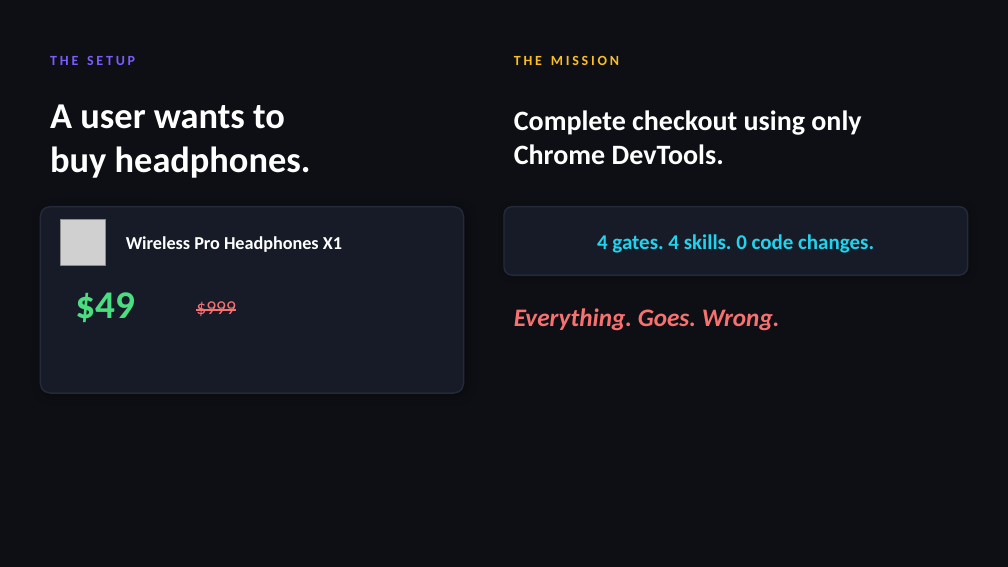
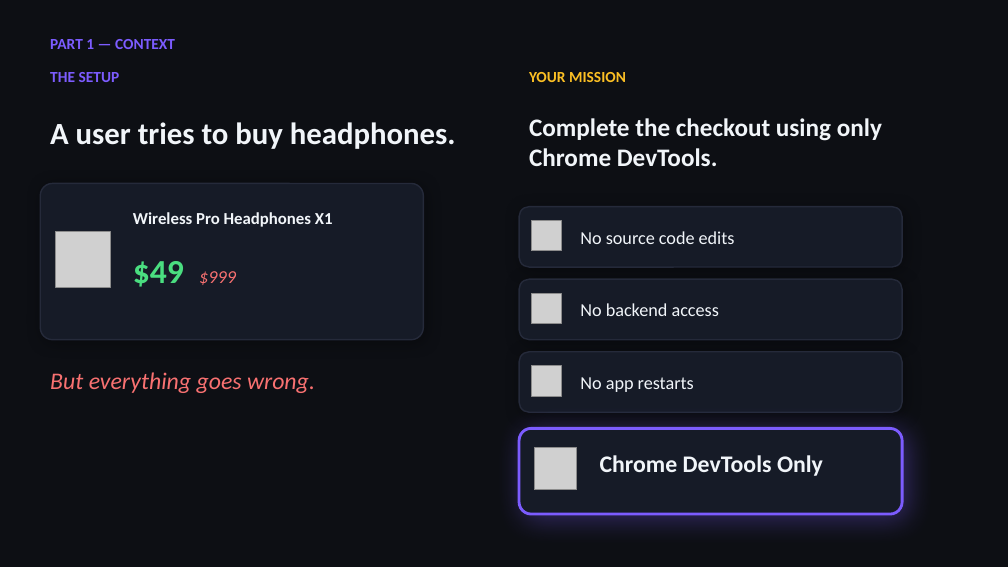
Before and after one commit to MuliTu/Chrome-DevTools-Usage-Part-1-, a slide deck: slide 3 of DevTools_Playground.pptx (slide 4 before the commit). Drawn at 1008x567 pixels with LibreOffice and Linux fonts; fonts in the diff are those of the drawing; grey boxes stand for pictures. Boxes give left, top, right and bottom in pixels: in the first picture for what was removed or moved away, otherwise in the second. Text is boxed around its words. In the diff, an @@ line names an element or a change of style, - is before the commit and + after.

```diff
--- a/DevTools_Playground.pptx
+++ b/DevTools_Playground.pptx
@@ text added at [50, 39, 175, 49], 11 pt, text #7C5CFF, bold @@
+PART 1 — CONTEXT
@@ text "THE SETUP": place and size @@
-text "THE SETUP" at [50, 56, 135, 65]
+text "THE SETUP" at [50, 72, 120, 82]
@@ text "THE SETUP" at [50, 72, 120, 82]: size 10 to 11 pt, letter spacing 2 to 0 pt @@
@@ text at [529, 72, 626, 82]: text changed; size 10 to 11 pt @@
-THE MISSION
+YOUR MISSION
@@ text at [529, 118, 882, 166]: text changed; size 20 to 18 pt; text colour #FFFFFF to #F1F5F9 @@
-Complete checkout using only Chrome DevTools.
+Complete the checkout using only Chrome DevTools.
@@ text at [50, 122, 456, 149]: text changed; size 26 to 22 pt; text colour #FFFFFF to #F1F5F9 @@
-A user wants to
-buy headphones.
+A user tries to buy headphones.
@@ rounded rectangle at [40, 183, 423, 340]: shadow changed; proportions changed @@
@@ rounded rectangle: place and size @@
-rounded rectangle at [40, 207, 464, 393]
+rounded rectangle at [40, 183, 423, 340]
@@ text "Wireless Pro Headphones X1": place and size @@
-text "Wireless Pro Headphones X1" at [126, 236, 342, 252]
+text "Wireless Pro Headphones X1" at [133, 212, 333, 227]
@@ text "Wireless Pro Headphones X1" at [133, 212, 333, 227]: size 13 to 12 pt, text colour #FFFFFF to #F1F5F9 @@
@@ rounded rectangle: place and size @@
-rounded rectangle at [504, 207, 968, 275]
+rounded rectangle at [519, 207, 902, 267]
@@ rounded rectangle at [519, 207, 902, 267]: shadow changed; proportions changed @@
@@ picture: place and size @@
-picture at [60, 220, 106, 265]
+picture at [55, 232, 111, 287]
@@ picture added at [531, 221, 561, 251] @@
@@ text added at [580, 231, 735, 244], 13 pt, text #F1F5F9 @@
+No source code edits
@@ text removed at [597, 234, 874, 253] @@
-4 gates. 4 skills. 0 code changes.
@@ text at [133, 261, 236, 287]: text changed; size 14 to 13 pt; italic on @@
-$999
+$49 $999
@@ text removed at [75, 292, 134, 322] @@
-$49
@@ rounded rectangle added at [519, 279, 902, 340], fill #161B27, outline #252A3A 1 pt @@
@@ picture added at [531, 293, 561, 324] @@
@@ text added at [580, 303, 719, 316], 13 pt, text #F1F5F9 @@
+No backend access
@@ rounded rectangle added at [519, 352, 902, 412], fill #161B27, outline #252A3A 1 pt @@
@@ text at [50, 372, 315, 393]: text changed; size 18 to 17 pt; bold off @@
-Everything. Goes. Wrong.
+But everything goes wrong.
@@ picture added at [531, 366, 561, 396] @@
@@ text added at [580, 377, 694, 392], 13 pt, text #F1F5F9 @@
+No app restarts
@@ rounded rectangle added at [519, 428, 902, 514], fill #161B27, outline #7C5CFF 2 pt @@
@@ picture added at [534, 448, 577, 490] @@
@@ text added at [600, 455, 823, 476], 17 pt, text #F1F5F9, bold @@
+Chrome DevTools Only
```
Also in this commit, not shown: 1 other slide changed, 5 slides added, 13 slides removed, 1 other file.
